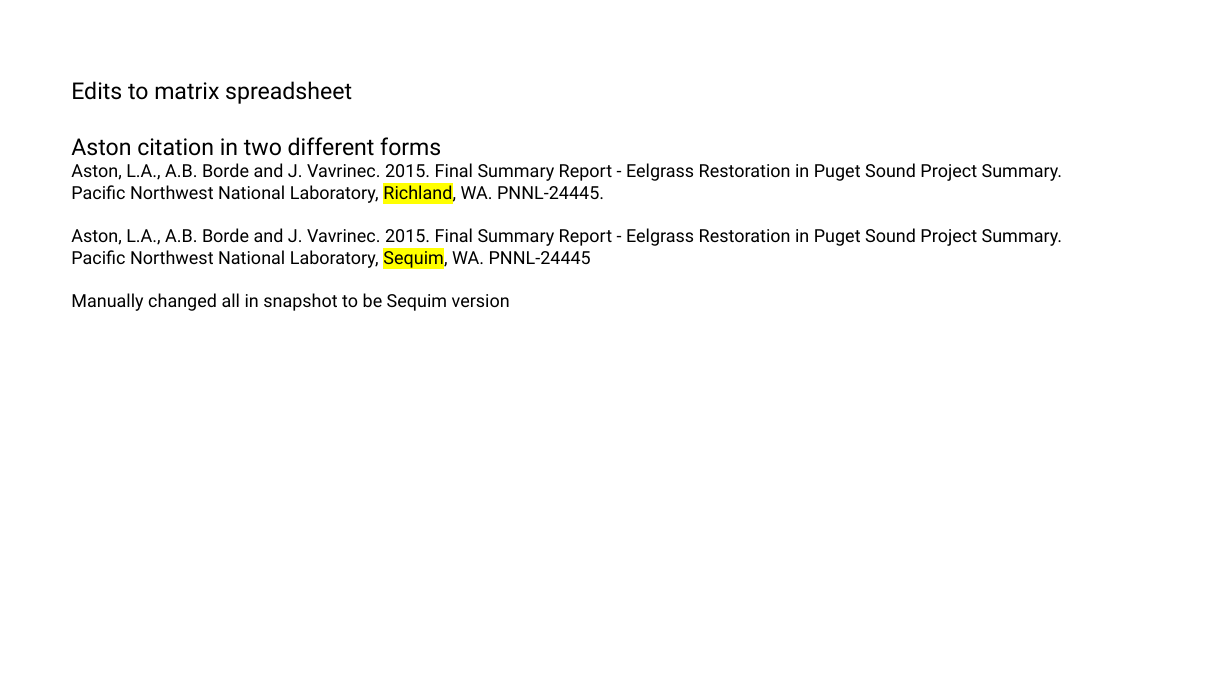
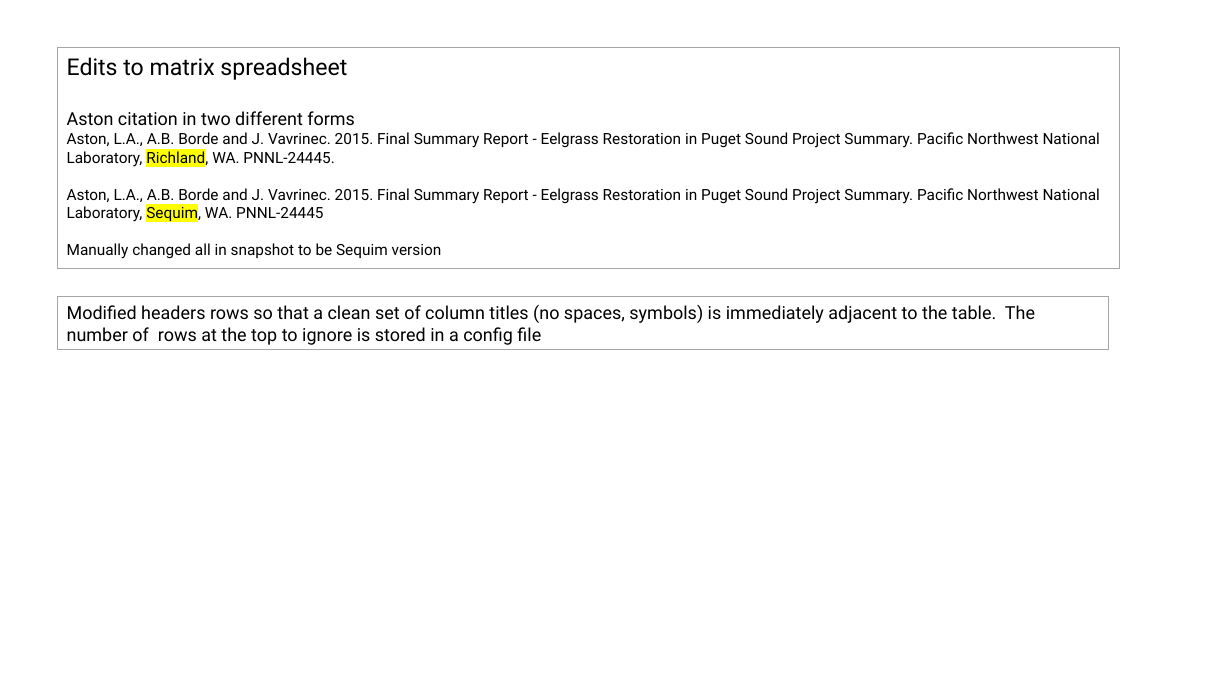
Before and after one commit to WA-Nearshore/seagrass-restoration-processing, a slide deck: slide 12 of docs/seagrass_restoration_storymap_notes.pptx (slide 11 before the commit). Drawn at 1232x693 pixels with LibreOffice and Linux fonts; fonts in the diff are those of the drawing. Boxes give left, top, right and bottom in pixels: in the first picture for what was removed or moved away, otherwise in the second. Text is boxed around its words. In the diff, an @@ line names an element or a change of style, - is before the commit and + after.

Commit message:
Start build of planting keys within gps pt table.

```diff
--- a/docs/seagrass_restoration_storymap_notes.pptx
+++ b/docs/seagrass_restoration_storymap_notes.pptx
@@ rectangle "Edits to matrix spreadsheet": place and size @@
-rectangle "Edits to matrix spreadsheet" at box(71, 81, 1062, 311)
+rectangle "Edits to matrix spreadsheet" at box(57, 48, 1119, 269)
@@ rectangle "Edits to matrix spreadsheet" at box(57, 48, 1119, 269): outline none to #A6A6A6 0.75 pt @@
@@ text in rectangle at box(67, 111, 1100, 259): size 18 to 14 pt in "Aston citation in two different forms"; size 14 to 12 pt in "Aston, L.A., A.B. Borde and J. Vavrinec. ...", "Aston, L.A., A.B. Borde and J. Vavrinec. ...", "Manually changed all in snapshot to be ..." @@
@@ rectangle added at box(57, 297, 1109, 349), outline #A6A6A6 0.75 pt, 14 pt, text #000000 @@
+Modified headers rows so that a clean set of column titles (no spaces, symbols) is immediately adjacent to the table. The number of rows at the top to ignore is stored in a config file
```
Also in this commit, not shown: 1 other slide changed, 1 slide added, 4 other files.
